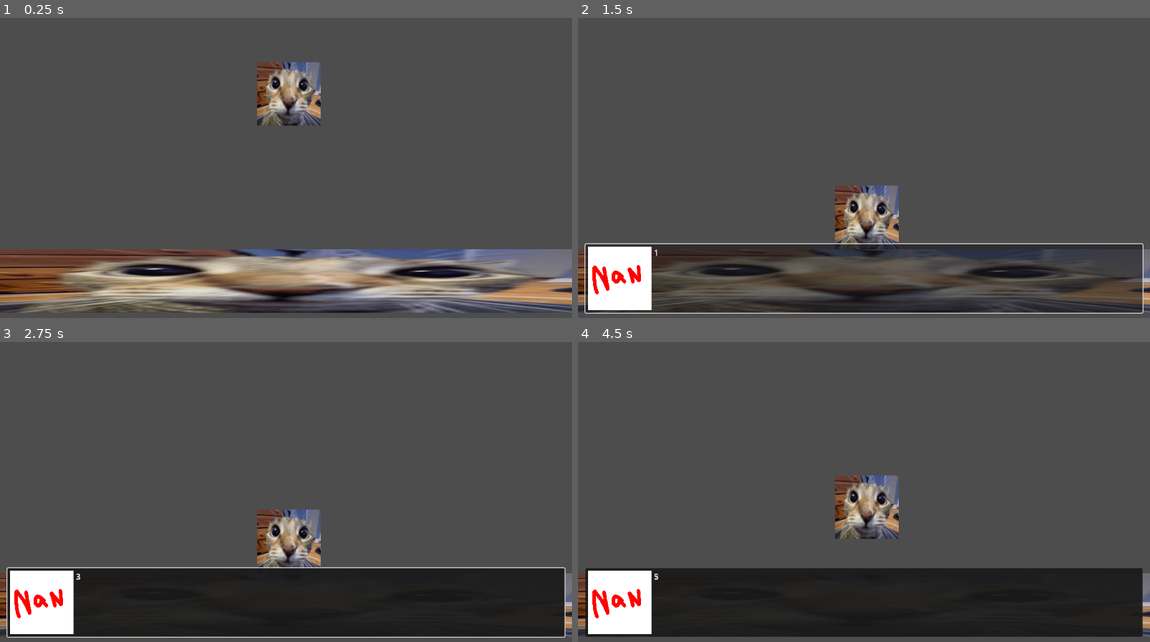
Above: before the commit, frames 1-4 (two rows, left to right).
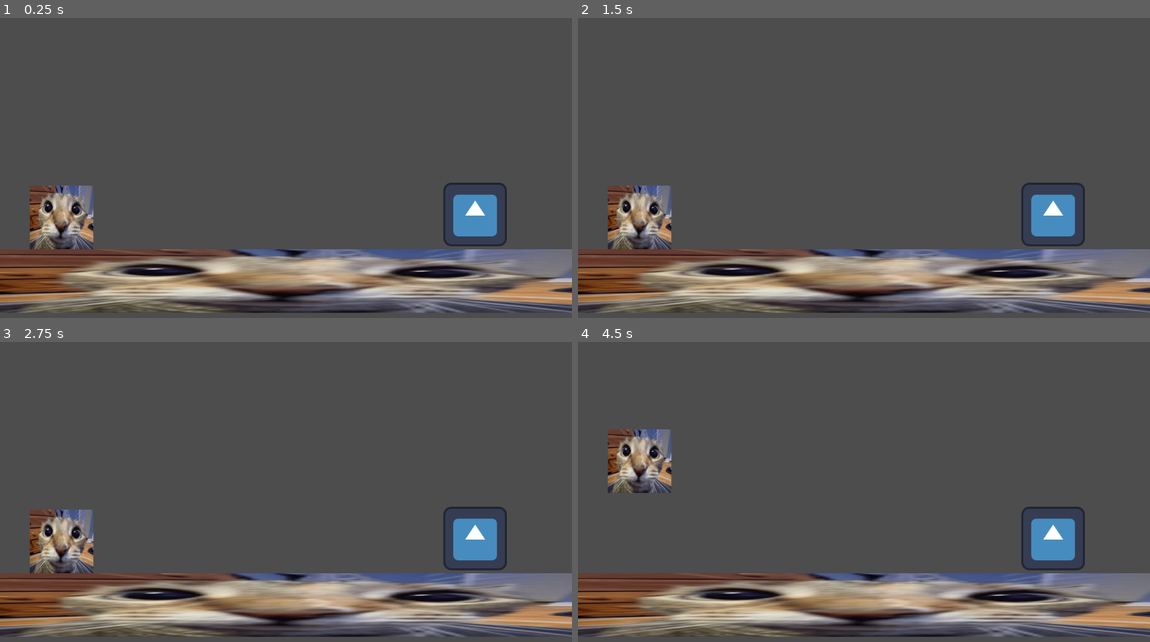
Above: after the commit, the same moments.

Repository: 46768/nsc2025
Game: Godot game, scene res://main.tscn
Two runs of this game, one before a commit and one after it. Both use one fixed random seed, a clock stepped at 60 frames per second and the inputs below. The engine's default icon, where the game draws it, is replaced by a stand-in: a white triangle on a blue panel in a dark square.
Inputs (mouse positions are in pixels of both pictures, inside the frame that each line leads up to):
- Up to frame 1 (0.25 s): no input
- Up to frame 2 (1.5 s): tap E (KeyE, bound only after the commit) at 0.6 s; click (864, 279) at 1.27 s
- Up to frame 3 (2.75 s): click (286, 603) at 2.02 s
- Up to frame 4 (4.5 s): click (864, 603) at 2.77 s; tap Enter at 3.5 s; tap A (KeyA) at 3.6 s; tap E (KeyE, bound only after the commit) at 3.8 s; tap Space (KeySpace) at 4.25 s; tap D (KeyD) at 4.35 s

The runs differ from the first frame. In frame 1, 5.5% of the frame differs, in the area x 5-89%, y 14-78%; in frame 2, 26%; in frame 3, 27%, in the area x 1-99%, y 54-99%; in frame 4, 26%.
Error before the commit: Error connecting to signal: dialogue_closed during await. (res://scripts/core/problem-module/sequence-isa/base.gd:309)

Commit message:
feat(npc): added basic npc-player interaction

Diff:
--- a/main.tscn
+++ b/main.tscn
@@ -1,9 +1,10 @@
-[gd_scene load_steps=6 format=3 uid="uid://dc0wkqvws5k6e"]
+[gd_scene load_steps=7 format=3 uid="uid://dc0wkqvws5k6e"]
 
 [ext_resource type="Script" uid="uid://cjnecbig4hetd" path="res://scripts/main/main.gd" id="1_a2087"]
 [ext_resource type="PackedScene" uid="uid://c44n34k18cx8m" path="res://scenes/IDE.tscn" id="1_xj0ui"]
 [ext_resource type="PackedScene" uid="uid://cixmrgx1jxv8p" path="res://scenes/Player.tscn" id="3_h2yge"]
 [ext_resource type="Texture2D" uid="uid://dadmwkga8kc6s" path="res://assets/textures/placeholder.jpg" id="4_1bvp3"]
+[ext_resource type="PackedScene" uid="uid://cmn85kjdxt2ni" path="res://scenes/NPC.tscn" id="5_lquwl"]
 
 [sub_resource type="RectangleShape2D" id="RectangleShape2D_lquwl"]
 size = Vector2(1280, 128)
@@ -20,7 +21,7 @@
 grow_vertical = 1
 
 [node name="Player" parent="." instance=ExtResource("3_h2yge")]
-position = Vector2(582, 163)
+position = Vector2(124, 432)
 
 [node name="Floor" type="StaticBody2D" parent="."]
 position = Vector2(586, 569)
@@ -33,4 +34,8 @@
 [node name="CollisionShape2D" type="CollisionShape2D" parent="Floor"]
 shape = SubResource("RectangleShape2D_lquwl")
 
+[node name="NPC" parent="." instance=ExtResource("5_lquwl")]
+position = Vector2(957, 435)
+
+[connection signal="main_initialized" from="." to="NPC" method="_on_main_initialized"]
 [connection signal="ide_initialized" from="Ide" to="." method="_on_ide_initialized"]
--- a/project.godot
+++ b/project.godot
@@ -69,6 +69,11 @@
 "events": [Object(InputEventKey,"resource_local_to_scene":false,"resource_name":"","device":-1,"window_id":0,"alt_press …(191 unchanged characters)…
 ]
 }
+KeyE={
+"deadzone": 0.2,
+"events": [Object(InputEventKey,"resource_local_to_scene":false,"resource_name":"","device":-1,"window_id":0,"alt_pressed":false,"shift_pressed":false,"ctrl_pressed":false,"meta_pressed":false,"pressed":false,"keycode":0,"physical_keycode":69,"key_label":0,"unicode":101,"location":0,"echo":false,"script":null)
+]
+}
 
 [rendering]
 
--- /dev/null
+++ b/scenes/NPC.tscn
@@ -0,0 +1,31 @@
+[gd_scene load_steps=5 format=3 uid="uid://cmn85kjdxt2ni"]
+
+[ext_resource type="Script" uid="uid://b50atfpcwlhk7" path="res://scripts/NPC/npc.gd" id="1_6xvi5"]
+[ext_resource type="Texture2D" uid="uid://dswreolxusiw3" path="res://icon.svg" id="1_mhefn"]
+
+[sub_resource type="RectangleShape2D" id="RectangleShape2D_t62y5"]
+size = Vector2(128, 128)
+
+[sub_resource type="RectangleShape2D" id="RectangleShape2D_mhefn"]
+size = Vector2(384, 192)
+
+[node name="NPC" type="Node2D"]
+script = ExtResource("1_6xvi5")
+
+[node name="Sprite2D" type="Sprite2D" parent="."]
+texture = ExtResource("1_mhefn")
+
+[node name="Collision" type="StaticBody2D" parent="."]
+
+[node name="CollisionShape2D" type="CollisionShape2D" parent="Collision"]
+shape = SubResource("RectangleShape2D_t62y5")
+
+[node name="InteractionArea" type="Area2D" parent="."]
+
+[node name="CollisionShape2D" type="CollisionShape2D" parent="InteractionArea"]
+position = Vector2(0, -32)
+shape = SubResource("RectangleShape2D_mhefn")
+debug_color = Color(0, 0.633559, 0.43909, 0.42)
+
+[connection signal="body_entered" from="InteractionArea" to="." method="_on_interaction_area_body_entered"]
+[connection signal="body_exited" from="InteractionArea" to="." method="_on_interaction_area_body_exited"]
--- /dev/null
+++ b/scripts/NPC/npc.gd
@@ -0,0 +1,62 @@
+extends Node2D
+
+
+@onready var interaction_area: Area2D = $InteractionArea
+var text_shift: int = 512
+var interaction_text: Label = Label.new()
+
+var npc_problem: ProblemClass
+
+
+# Called when the node enters the scene tree for the first time.
+func _ready() -> void:
+	interaction_text = Label.new()
+	interaction_text.set_text("press E to interact")
+	interaction_text.set_horizontal_alignment(HORIZONTAL_ALIGNMENT_CENTER)
+	interaction_text.set_vertical_alignment(VERTICAL_ALIGNMENT_CENTER)
+	_on_screen_resize()
+	interaction_text.hide()
+
+	npc_problem = Problem.create("NPCProblem", VFS.new())
+
+	Globals.screen_resized.connect(_on_screen_resize)
+
+
+# Called every frame. 'delta' is the elapsed time since the previous frame.
+func _process(_delta: float) -> void:
+	pass
+
+
+func _on_main_initialized() -> void:
+	Globals.main.add_child(interaction_text)
+
+
+func _on_screen_resize() -> void:
+	# Center -> like 128 px down
+	var screen_size: Vector2 = Globals.screen_size
+	var screen_center: Vector2 = screen_size / 2
+
+	interaction_text.set_position(Vector2(0, screen_center.y-(text_shift/2)))
+	interaction_text.set_size(Vector2(screen_size.x, text_shift)) # Set full screen wide
+
+
+func _on_interaction_area_body_entered(body: Node2D) -> void:
+	print("%s entered interaction area" % body.name)
+	if "player" in body:
+		if interaction_text != null:
+			interaction_text.show()
+		body.player.interactions["KeyE"] = _on_npc_interacted
+		print("Node got player property in it")
+
+
+func _on_interaction_area_body_exited(body: Node2D) -> void:
+	print("%s exited interaction area" % body.name)
+	if "player" in body:
+		if interaction_text != null:
+			interaction_text.hide()
+		body.player.interactions.erase("KeyE")
+		print("Node got player property in it")
+
+
+func _on_npc_interacted() -> void:
+	print("NPC interacted")
--- /dev/null
+++ b/scripts/Player/class/player.gd
@@ -0,0 +1,16 @@
+class_name Player
+extends RefCounted
+
+
+var interactions: Dictionary[String, Callable] = {}
+
+
+func _init() -> void:
+	pass
+
+
+func process_interactions() -> void:
+	for keybind: String in interactions.keys():
+		if InputMap.has_action(keybind):
+			if Input.is_action_just_pressed(keybind):
+				interactions[keybind].call()
--- a/scripts/Player/player.gd
+++ b/scripts/Player/player.gd
@@ -2,7 +2,13 @@
 
 
 const SPEED: float = 300.0
-const JUMP_VELOCITY: float = -400.0
+const JUMP_VELOCITY: float = -800.0
+
+var player: Player = Player.new()
+
+
+func _process(_delta: float) -> void:
+	player.process_interactions()
 
 
 func _physics_process(delta: float) -> void:
--- a/scripts/main/main.gd
+++ b/scripts/main/main.gd
@@ -1,5 +1,7 @@
 extends Node2D
 
+
+signal main_initialized
 
 @onready var test_texture: Texture2D = preload("res://assets/textures/placeholder.jpg")
 
@@ -12,36 +14,9 @@
 
 	$Ide.hide()
 
+	main_initialized.emit()
+
 
 func _process(_delta: float) -> void:
 	if Input.is_action_just_pressed("ToggleIDE"):
 		$Ide.set_visible(not $Ide.is_visible())
-
-
-func _on_ide_initialized(__: VFS) -> void:
-	await Globals.wait(1)
-
-	var fibo: Sequence = Sequence.new()
-
-	fibo.load_source("""
-	mov $d.0, $m.counter
-	mov $d.0, $m.reg1
-	mov $d.1, $m.reg2
-
-	loop:
-		cmp %.counter, $d.25
-		je exit
-		mov %.reg1, $m.temp
-		mov %.reg2, $m.reg1
-		mov %.temp, $m.reg2
-		add %.reg1, $m.reg2
-		dialogue %.reg1
-		wait_sig %.latestDialogueClosedSig
-		inc $m.counter
-		jmp loop
-
-	exit:
-		cpu_halt
-	""")
-
-	fibo.next()
Not shown, added: scripts/NPC/npc.gd.uid
Not shown, added: scripts/Player/class/player.gd.uid
